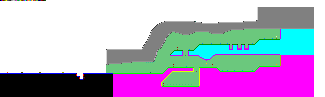
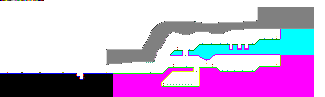
Layered file, before and after one edit (w=325, h=97). Changes by layer:
painted on "Layer 1" over <box>106,44,249,73</box>
renamed "Layer 2" to "FundoDePedra", hid it, painted on it over <box>106,29,280,86</box>
